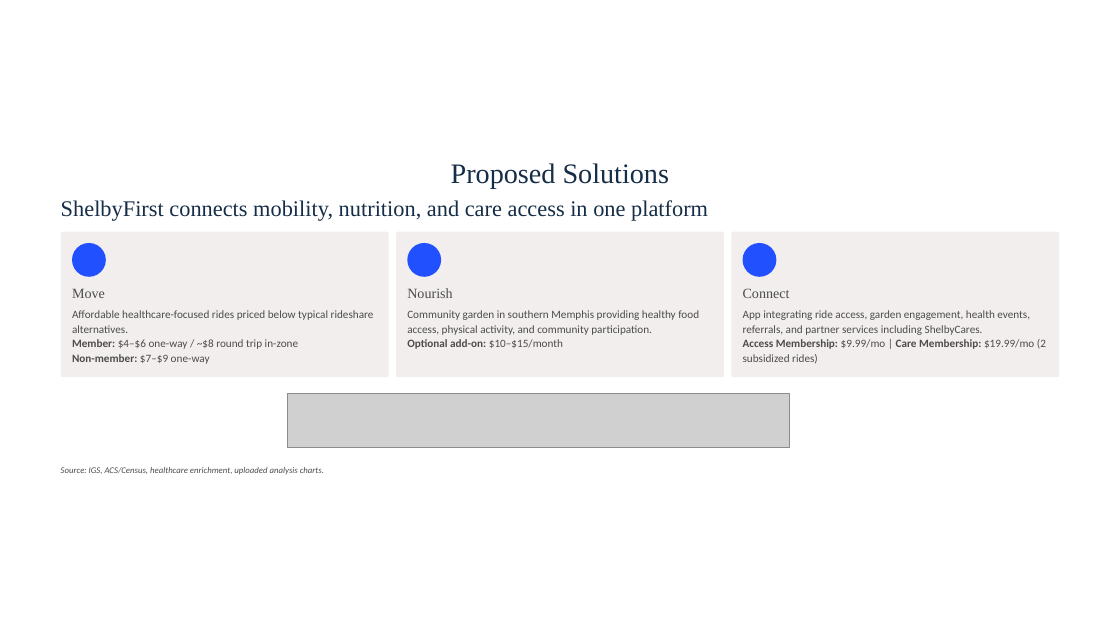
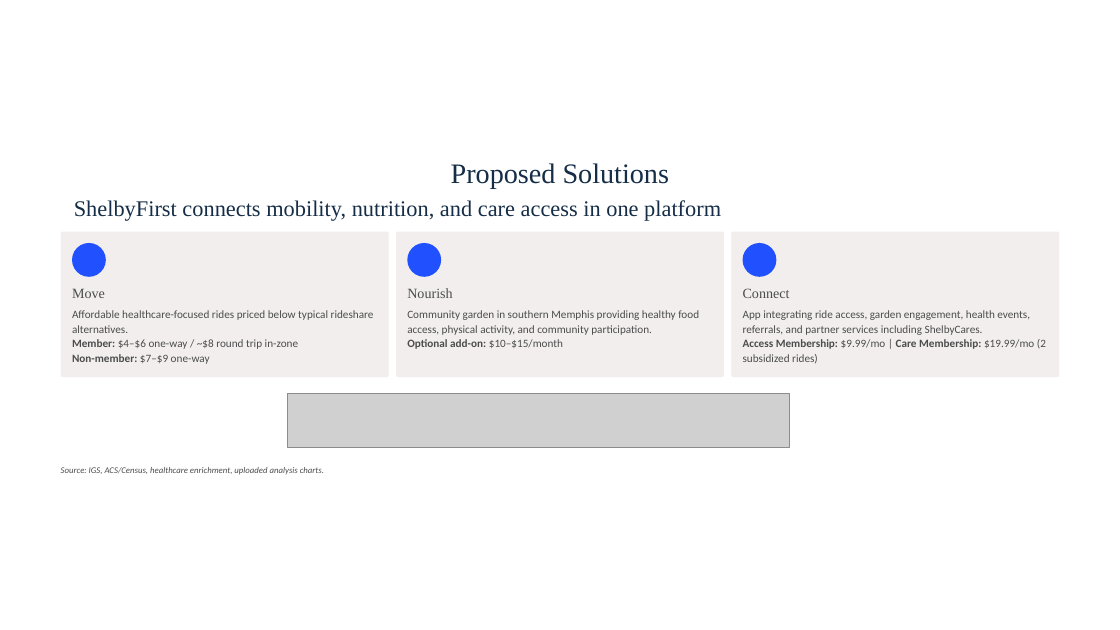
Before and after one commit to kareem-weaver/apple-sauce, a slide deck: slide 7 of ShelbyFirst.pptx. Drawn at 1120x630 pixels with LibreOffice and Linux fonts; fonts in the diff are those of the drawing; grey boxes stand for pictures; background and template pictures are left out. Boxes give left, top, right and bottom in pixels: in the first picture for what was removed or moved away, otherwise in the second. Text is boxed around its words. In the diff, an @@ line names an element or a change of style, - is before the commit and + after.

```diff
--- a/ShelbyFirst.pptx
+++ b/ShelbyFirst.pptx
@@ text "ShelbyFirst connects mobility, nutrition, and ..." at <box>74,200,721,221</box>: alignment left to centre @@
```
Also in this commit, not shown: 3 other slides changed, 12 other files.
